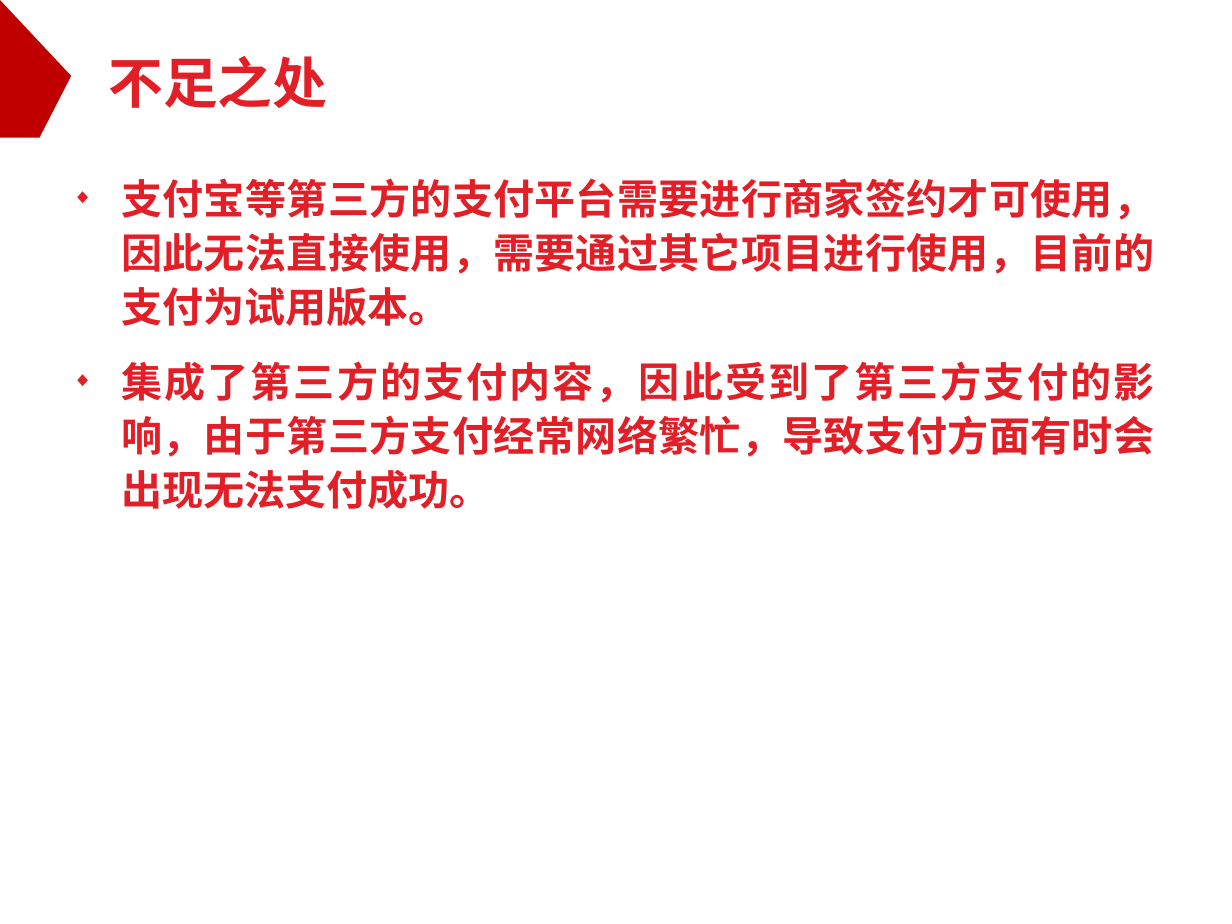
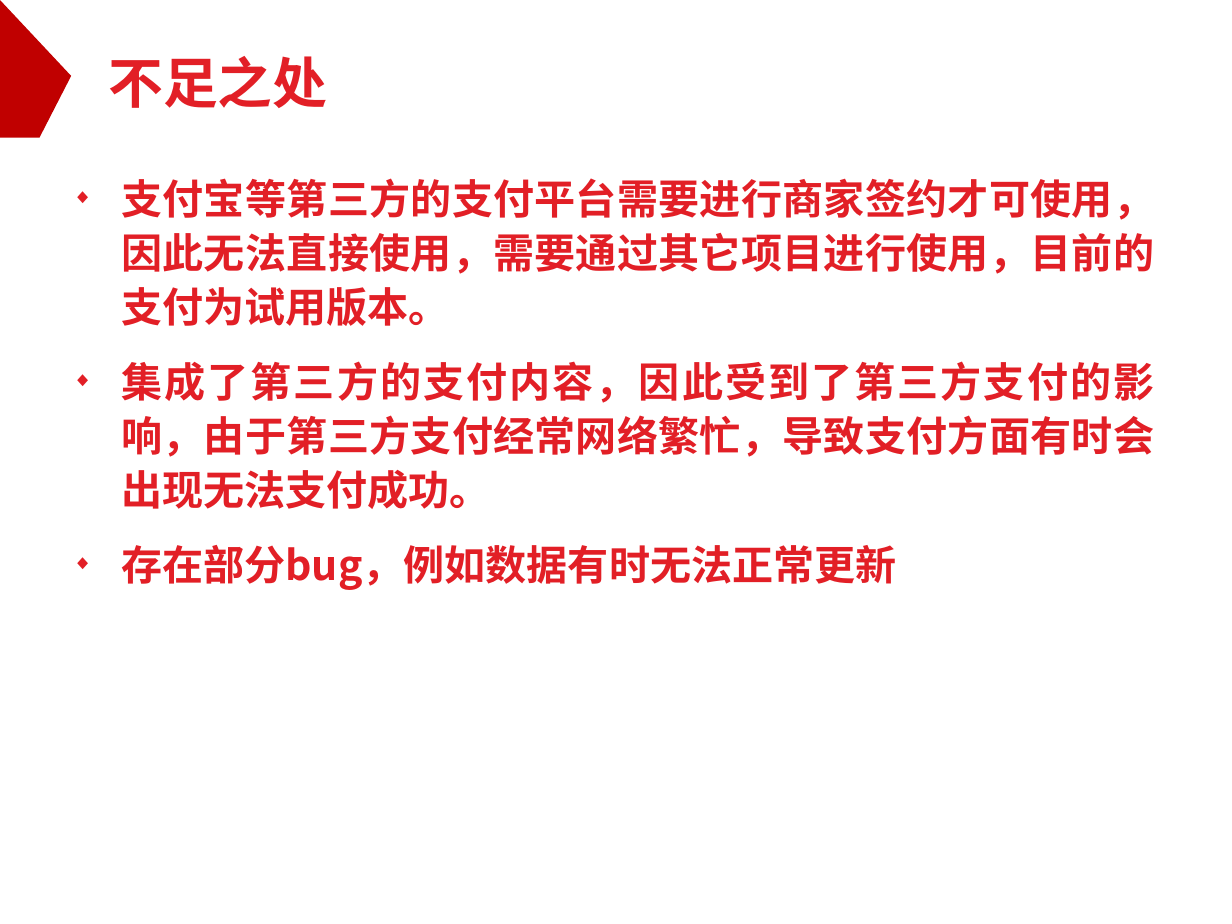
Before and after one commit to stupidwho/GameSDK, a slide deck: slide 14 of Document/郑户-答辩.ppt (slide 13 before the commit). Drawn at 1232x924 pixels with LibreOffice and Linux fonts; fonts in the diff are those of the drawing; background and template pictures are left out. Boxes give left, top, right and bottom in pixels: in the first picture for what was removed or moved away, otherwise in the second. Text is boxed around its words. In the diff, an @@ line names an element or a change of style, - is before the commit and + after.

```diff
--- a/Document/郑户-答辩.ppt
+++ b/Document/郑户-答辩.ppt
@@ text at (121,545,896,590): paragraph added @@
+◆ 存在部分bug，例如数据有时无法正常更新
```
Also in this commit, not shown: 4 other slides changed, 1 slide added, 2 other files.
